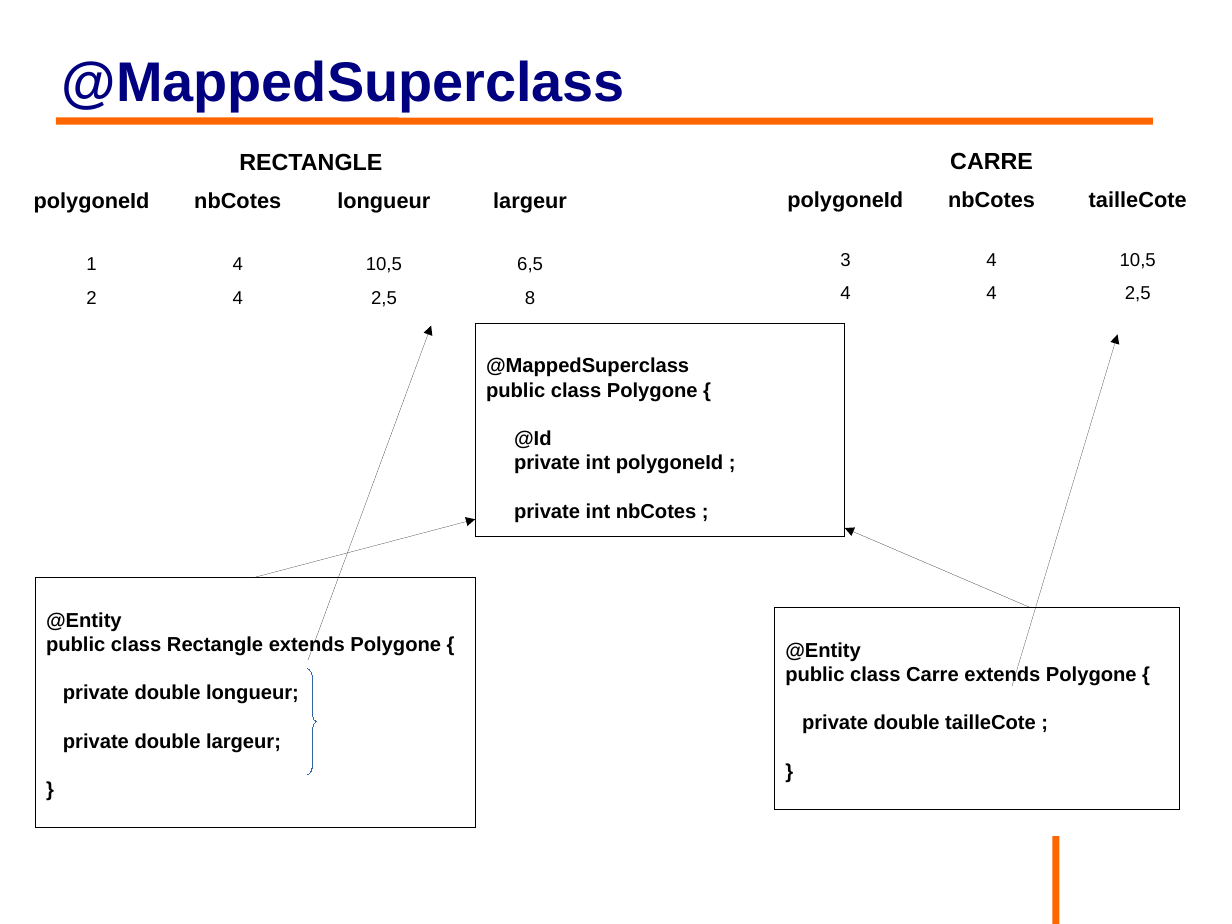
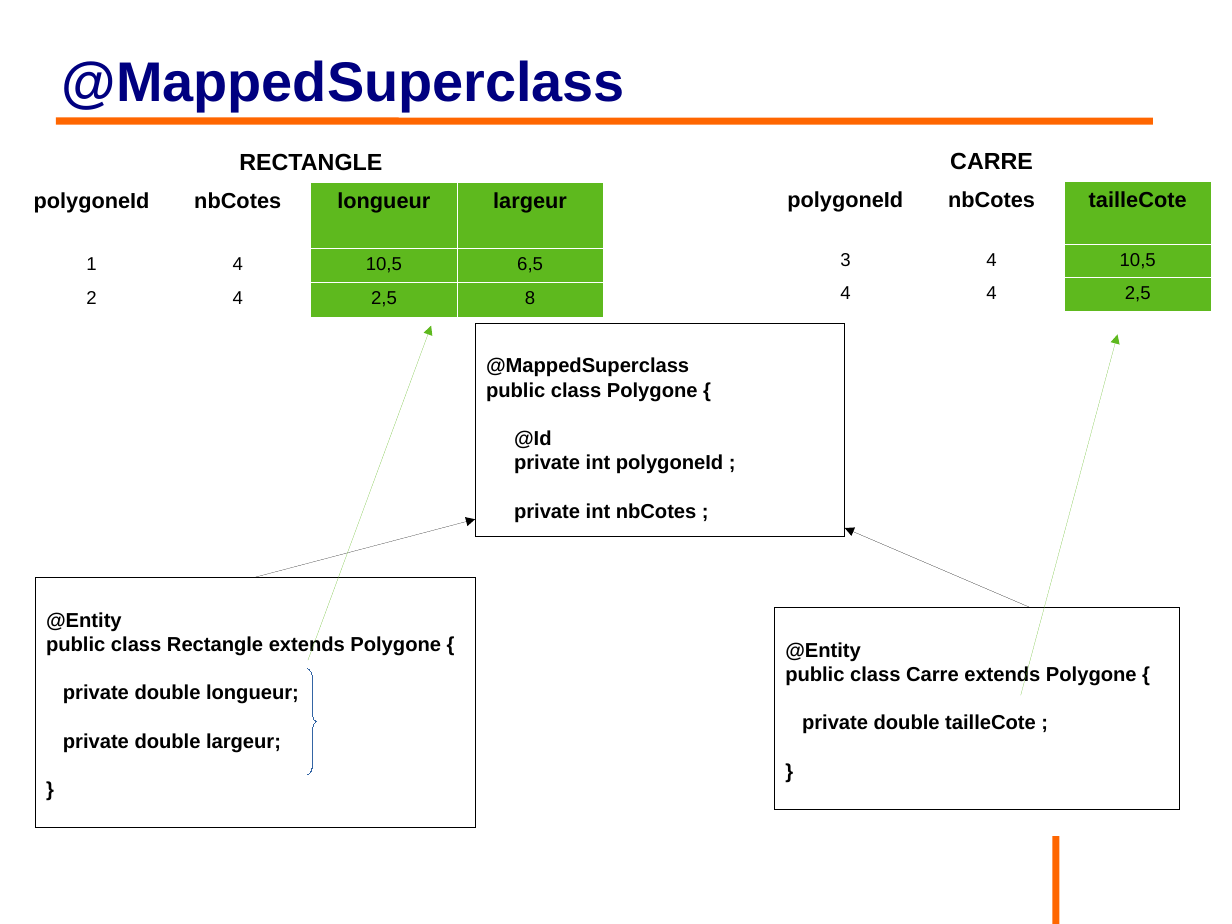
Before and after one commit to philphils/formation-hibernate-basique, a slide deck: slide 58 of Documentation/diapo_formation_hibernate.odp. Drawn at 1232x924 pixels with LibreOffice and Linux fonts; fonts in the diff are those of the drawing; background and template pictures are left out. Boxes give left, top, right and bottom in pixels: in the first picture for what was removed or moved away, otherwise in the second. Text is boxed around its words. In the diff, an @@ line names an element or a change of style, - is before the commit and + after.

```diff
--- a/Documentation/diapo_formation_hibernate.odp
+++ b/Documentation/diapo_formation_hibernate.odp
@@ table at [19, 144, 605, 311] @@
@@ fill none to #5EB91E in 6 cells @@
@@ table at [773, 143, 1212, 309] @@
@@ fill none to #5EB91E in 3 cells @@
@@ arrow (309, 661) - (432, 325): stroke #000000 0 pt to #5EB91E 0 pt @@
@@ arrow moved from (1013, 686) - (1118, 334) to (1021, 695) - (1118, 334) @@
@@ arrow (1021, 695) - (1118, 334): stroke #000000 0 pt to #5EB91E 0 pt @@
```
Also in this commit, not shown: 10 other slides changed, 1 slide added.
